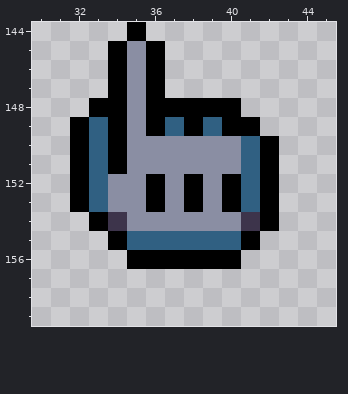
File history of a pixel-art file, res/tiled/ase/ui.ase. That is the earlier state.
411x327 pixels, 1 frame. Colours within 5 levels of each other are drawn and written as one. Shown: x 30..45, y 144..159. The commit also changed other parts of the picture, which this record leaves out.
New version:
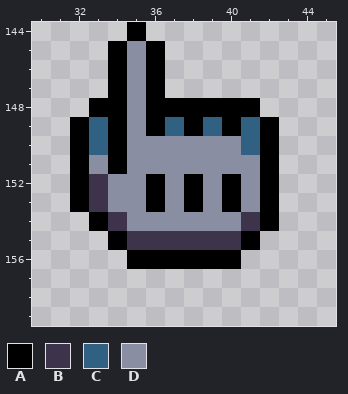
Palette (. is transparent): A #000000  B #3d344b  C #306082  D #8a8ea3
Changes in this commit:
Layer "Layer 1":
There is now colour A in row 148 at x 41; in row 149 at x 42.
The edit turns colour C into colour B in rows 152 to 153 at x 33; in row 155 at x 35 to 40.
The edit turns colour A into colour C in row 149 at x 41.
The edit turns colour C into colour D in row 151 at x 33 and 41; in rows 152 to 153 at x 41.
